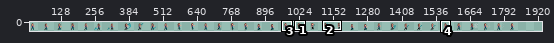
Sprite sheet -- assets/characters/lilah.png. The picture above shows the old version from afar; the outline marks the close-up.
Close-up. Old version:
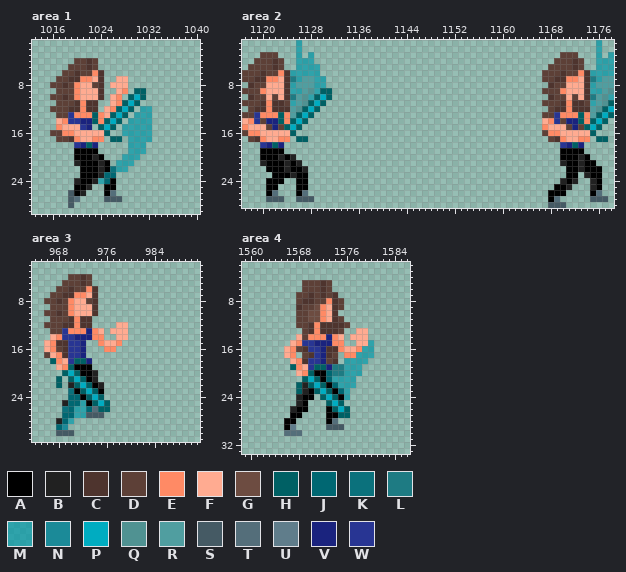
The file is 1850x34 pixels. Colours within 5 levels of each other are drawn and written as one. Shown: area 1: x 1013..1040, y 1..29; area 2: x 1117..1178, y 1..28; area 3: x 964..991, y 2..31; area 4: x 1559..1586, y 2..33. The old version is drawn lined up with the new one, on the new canvas. The wide view leaves out empty margins. The commit also changed other parts of the picture, which this record leaves out.
Palette (. is transparent): A #000000  B #212121  C #4e342e  D #5d4037  E #ff8a65  F #ffab91  G #6d4c41  H #006064  J #006772  K #0b717c  L #1e7b83  M #0097a7af  N #1b8a98  P #00acc1  Q #509292  R #509ea0  S #455a64  T #546e7a  U #607d8b  V #1a237e  W #283593
Pixels before, area 1, first column x 1016:
 4 ....DDCD.........
 5 ...DDDCD.........
 6 ..DDCDDEC........
 7 .DDCCEEFC..FF....
 8 DDCDEFFDC.FFF....
 9 .DDDEFFFC..FE.HH.
10 DDCDEFFFC.FE.HPH.
11 .DDDCECC..FEHPH..
12 DDDCCECC.FEHPH.MM
13 .DDWEEEHEFHPH.MMM
14 .FEWWVVHEHPH.MMMM
15 .EFFFWV.HPH.MMMMM
16 DDEEFFFFFH..MMMMM
17 .DDCEFFEE.HH.MMMM
18 ....WVHV.....MMM.
19 ....AAAA.....MMM.
20 ....AAABA...MMM..
21 ....BAAABA.MMM...
22 .....AAABAKMM....
23 .....AAABJJ......
24 ....BAABMJA......
25 ....AAB..AA......
26 ...SAB...AT......
27 ...ST....SSS.....
28 ...S.............
Pixels before, area 2, first column x 1117:
 1 .........M.................................................M..
 2 .........M.................................................M..
 3 ...DDD...M.M.........................................DDD...M.M
 4 ..DDDCD..MMM........................................DDDCD..MMM
 5 .DDDDCD..MMMM......................................DDDDCD..MMM
 6 DDDCDDECMMMMM.....................................DDDCDDECMMMM
 7 DDCCEEFCLMRRMM....................................DDCCEEFCLMRR
 8 .CDDFFFCMRRRMM.....................................CDDFFFCMRRR
 9 DDDEFFFCMMRQMHH...................................DDDEFFFCMMRQ
10 .CDDFDFCLRQMHPH....................................CDDFDFCLRQM
11 DDDCECCDMRQHPH....................................DDDCECCDMRQH
12 .DCCECCCRQHPH......................................DCCECCCRQHP
13 DDWEEEHERHPH......................................DDWEEEHERHPH
14 FEWDVVHEHPH.......................................FEWDVVHEHPH.
15 EFFFDVDHPH........................................EFFFDVDHPH..
16 DEEFFFFFH.........................................DEEFFFFFH...
17 .DCEFFEE.HH........................................DCEFFEE.HH.
18 ...WVHV..............................................WVHV.....
19 ...AAAA..............................................AAAA.....
20 ...AAABAB............................................AAABA....
21 ...BAAABAB...........................................BAABAA...
22 ....AAABAAB...........................................AABAAA..
23 .....AAABAA...........................................AA.BAA..
24 ....AAA..AA..........................................BAB..BA..
25 ....AA...AA.........................................AAB...BA..
26 ....AT...AT........................................AAA....AT..
27 ....SSS..SSS.......................................AT.....SSS.
28 ...................................................SSS........
Pixels before, area 3, first column x 966:
 4 ....DDCD......
 5 ...DDDCD......
 6 ..DDCDDEC.....
 7 .DDCCEEFC.....
 8 DDCDEFFDC.....
 9 .DDDEFFFC.....
10 DDCDEFFFC.....
11 .DDDCECC......
12 DDDCCECC....FF
13 .DDWEEEVEF.FFF
14 .FEWWVVVEE..FF
15 FECCWWV..EFFE.
16 FEDCWWV...EE..
17 DFECWWV.......
18 .HEFWHHV......
19 ..FEHAAA......
20 ...HPHAAB.....
21 ..H.HPHAB.....
22 ..H.BHPHAB....
23 ....KAHPHA....
24 ....JJAHPH....
25 ...BJJMAHPH...
26 ...KJMMJTHH...
27 ...JJMMSSS....
28 ..BJM.........
29 ..JN..........
30 ..SSS.........
Pixels before, area 4, first column x 1566:
 5 ...DDDCD.......
 6 ...DDDCD.......
 7 ..DDCDCDC......
 8 ..DCCDDECD.....
 9 ..CDDGEFCD.....
10 ..DDGGEFC......
11 ..DDGGEFCD.....
12 ..DDCECCCCD....
13 ...DCECCCD..FF.
14 ..FDEEEVEF.FFF.
15 .FEWWVVVEE..FFM
16 FEDCWWVCCEFFEMM
17 FE.DCWVCD.EEMMM
18 .FECWWVDC.MMMM.
19 .HEFWHHVLLMMM..
20 ..FEHAAJLLMMM..
21 ...HPHAJMMMM...
22 ..HBHPHAJMMM...
23 ..HBAHPHAJM....
24 ..BAA.HPHAM....
25 ..BA...HPH.....
26 .BAA...AHPH....
27 .AA....AAHH....
28 AA.....AT......
29 AU.....SSS.....
30 TTT............
Now the later version:
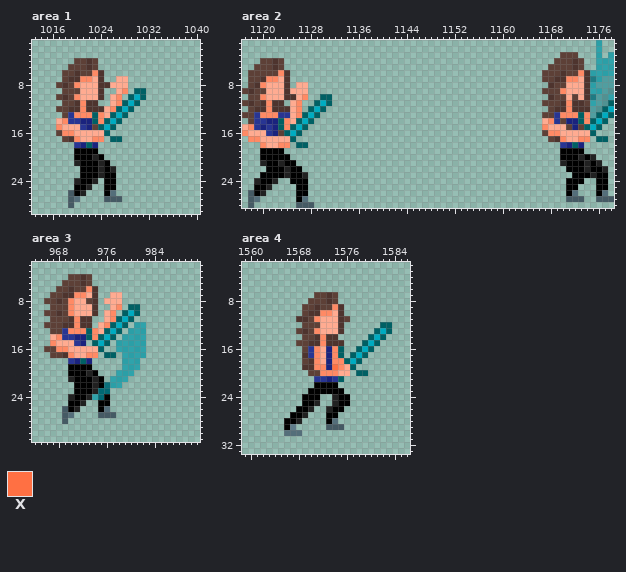
Colours new in this view: X #ff7043
Changes in this commit:
canvas 1850x34 -> 1950x34
Changed rows in their new state; - is an unchanged pixel.
Area 1:
first column x 1016:
 7 -.---------------
 8 .------F-C-------
 9 -.--D------------
10 .----------------
11 -.---------------
12 .-------C------..
13 -.------------...
14 -------------....
15 -------D----.....
16 .-----------.....
17 -.-----------....
18 -------------...-
19 -------------...-
20 ------------...--
21 -----------...---
22 ----------B..----
23 ---------AA------
24 --------.A-------
Area 2:
first column x 1117:
 1 ---------.----------------------------------------------------
 2 ---------.----------------------------------------------------
 3 ---...---.-.--------------------------------------------------
 4 --.------...--------------------------------------------------
 5 -.-------....-------------------------------------------------
 6 .--D----.....-------------------------------------------------
 7 .-D-----......------------------------------------------------
 8 -DCE----.FF...------------------------------------------------
 9 -C-D----FFF....-----------------------------------------------
10 -D-E-F--CFE..H------------------------------------------------
11 -C-----.FE..HPH-----------------------------------------------
12 --------FE.HPH------------------------------------------------
13 ------WWFEHPH-------------------------------------------------
14 .D-W----FHPH--------------------------------------------------
15 FEWVW-HEHPH---------------------------------------------------
16 EFF-WVDHPH----------------------------------------------------
17 -EEF--FFH..---------------------------------------------------
18 ---EFFEE-HH---------------------------------------------------
20 ------A-.-------------------------------------------------B---
21 ------BA-.----------------------------------------------AB-B--
22 ----------.---------------------------------------------AB--B-
23 ---AA--BA-B-------------------------------------------.-AAB-A-
24 --BA-B.-A--------------------------------------------.-AA-.-A-
25 --AAB.----------------------------------------------..AA--.-A-
26 -SAB..----A----------------------------------------...AT--.AT-
27 -ST-...--AT.---------------------------------------..-SSS-.--S
28 -S-------SSS---------------------------------------...--------
Area 3:
first column x 966:
 7 -----------FF----
 8 ----------FFF----
 9 -----------FE-HH-
10 ----------FE-HPH-
11 ----------FEHPH--
12 ---------FEHPH-MM
13 -------H--HPH.MMM
14 -------H-HPH.MMMM
15 .-FFF---HPH.MMMMM
16 DDEEFFFFFH..MMMMM
17 .DD-EFFEE-HH-MMMM
18 -...-V-------MMM-
19 --..A--------MMM-
20 ---.AA-BA---MMM--
21 --.-BAA--A-MMM---
22 --.-.AAABAKMM----
23 ----.-AABJJ------
24 ----BA-BMJA------
25 ---.AAB..AA------
26 ---SAB...AT------
27 ---ST....-SS-----
28 --.S.------------
29 --..-------------
30 --...------------
Area 4:
first column x 1566:
 5 ---.....----------
 6 ---.....----------
 7 --...-DCD---------
 8 --..D--CD.--------
 9 --.--CDDEC--------
10 --.-CC-EFC--------
11 --CCDEF-FCD-------
12 --.-DDFFF-.-----HH
13 --DCD-FFFC--..-HPH
14 --.-DC-CC.-...HPH-
15 -.DDCCECCC--.HPH--
16 ...D-EFVEH..HPH---
17 ..-CWEFVEH.HPH.---
18 -..DCEFVEEHPH.----
19 -..CCEE-XEFH.-----
20 --..DDEEEFF.HH----
21 ---..WWVWH..------
22 --...AA-A...------
23 --..-AAA-A.-------
24 --.--A..B-A-------
25 --.-AB-.BAA-------
26 -.--B--BAA.-------
27 ---B-----..-------
28 --B---------------
Where, in picture pixels (left, top, right, bottom), the same in both close-ups:
changed: (50, 76, 152, 184)
changed: (242, 40, 332, 208)
changed: (548, 154, 614, 208)
changed: (44, 292, 146, 436)
changed: (284, 280, 392, 424)
